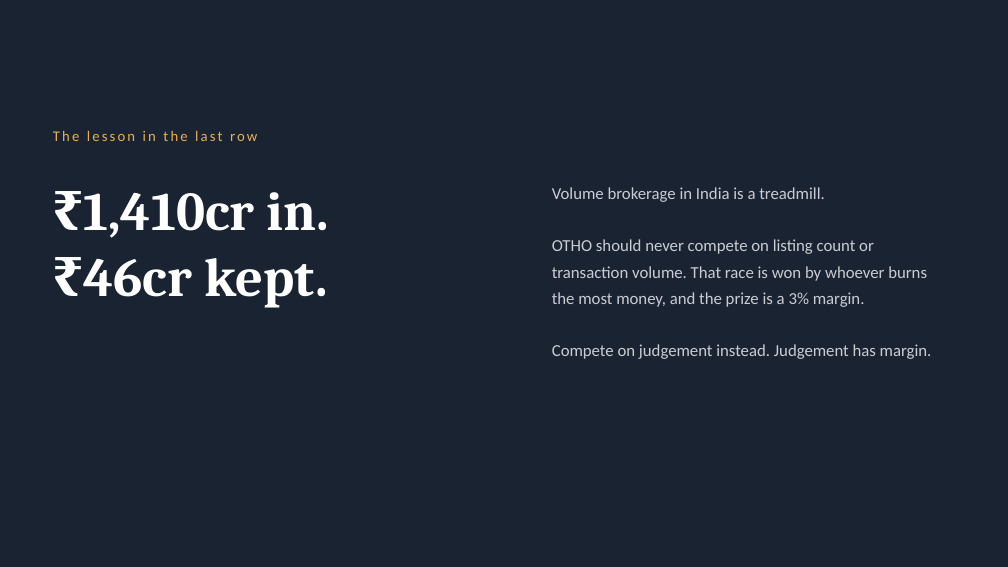
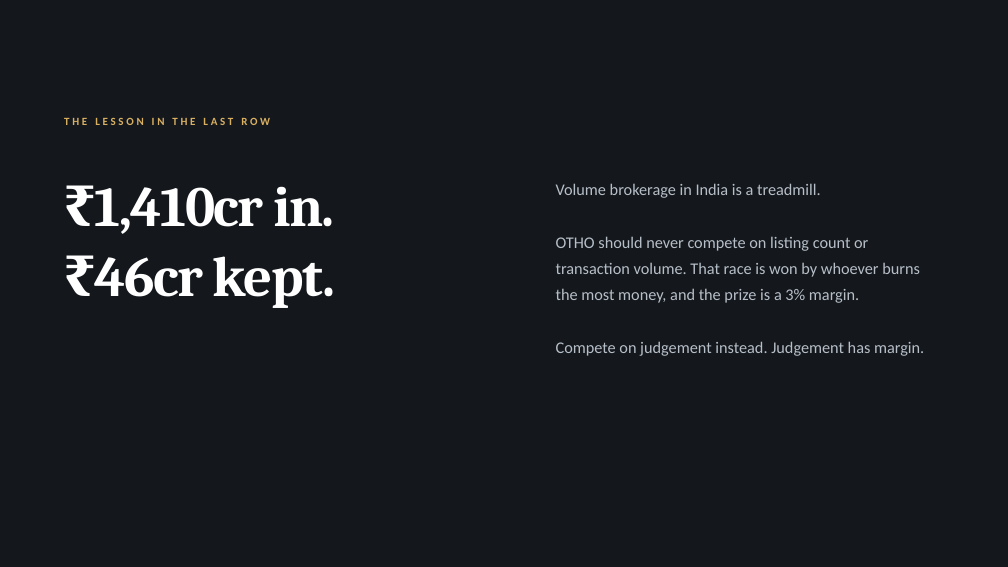
Before and after one commit to productionx-in/OTHO-REALTY, a slide deck: slide 9 of deck/Building_OTHO_ProductionX.pptx. Drawn at 1008x567 pixels with LibreOffice and Linux fonts; fonts in the diff are those of the drawing. Boxes give left, top, right and bottom in pixels: in the first picture for what was removed or moved away, otherwise in the second. Text is boxed around its words. In the diff, an @@ line names an element or a change of style, - is before the commit and + after.

```diff
--- a/deck/Building_OTHO_ProductionX.pptx
+++ b/deck/Building_OTHO_ProductionX.pptx
@@ background #1A2332 to #14181D @@
@@ text at [64,118,270,125]: text changed; size 14 to 10.5 pt; text colour #E8B04B to #D9B061; bold on @@
-The lesson in the last row
+THE LESSON IN THE LAST ROW
@@ text "₹1,410cr in.": place and size @@
-text "₹1,410cr in." at [83,192,329,308]
+text "₹1,410cr in." at [94,186,336,308]
@@ text "₹1,410cr in." at [94,186,336,308]: size 52 to 54 pt, letter spacing 0 to -1.4 pt; line spacing 62pt to 66pt @@
@@ text "Volume brokerage in India is ..." at [556,183,924,356]: size 16 to 15.5 pt, text colour #C9CDD3 to #B6BEC7 @@
```
Also in this commit, not shown: 32 other slides changed, 2 other files.
